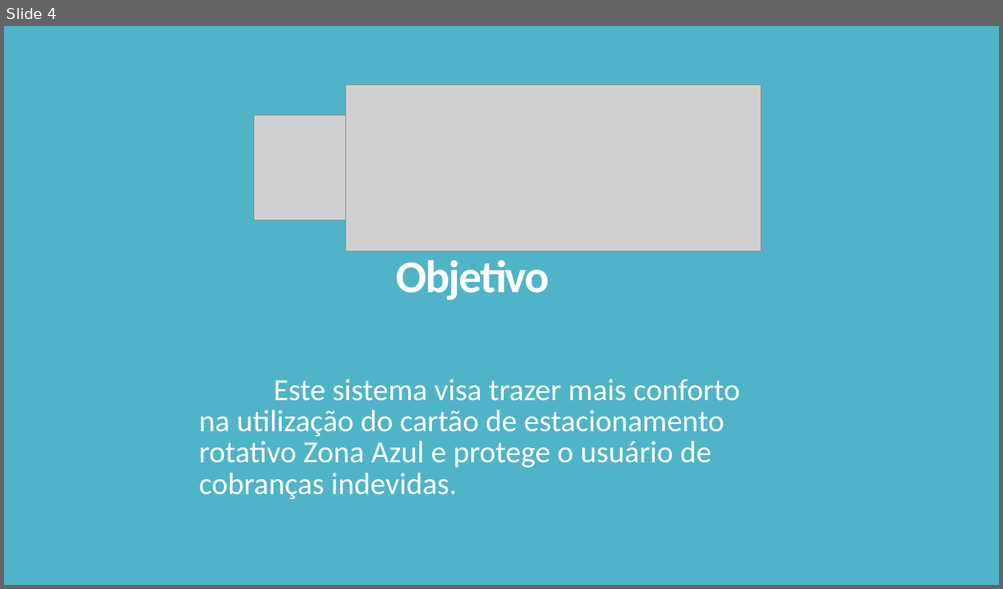
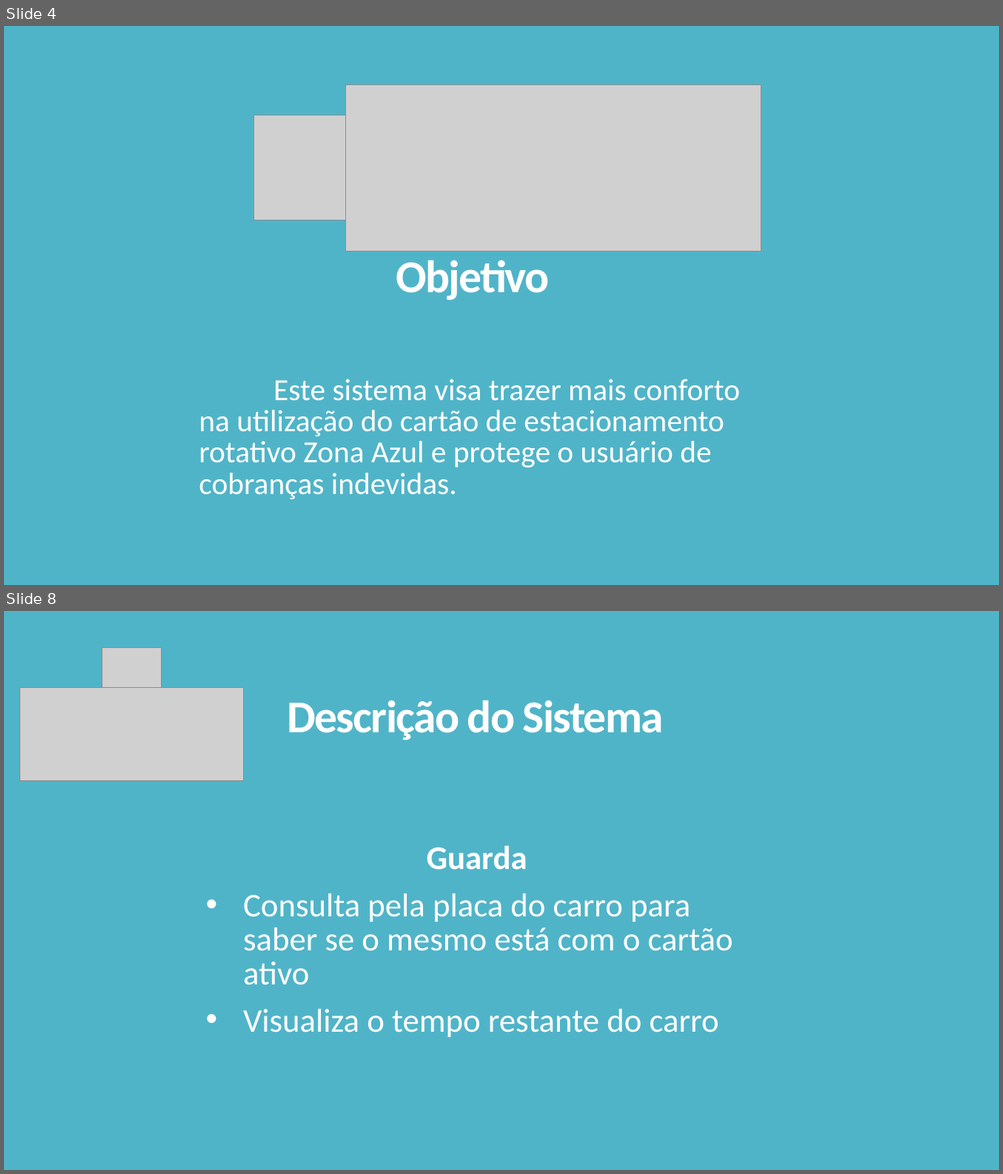
Before and after one commit to ifpe-cti/zonaAzulDigital, a slide deck: Doc/PPO.pptx. Shown one above the other, each under a label of ours: slide 4 before the commit, slides 4 and 8 after it; the slides between them are not shown. The pictures are 1003x589 and 1003x1174 pixels, drawn with LibreOffice and Linux fonts; fonts in the diff are those of the drawing; grey boxes stand for pictures. Boxes give left, top, right and bottom in pixels: in the first picture for what was removed or moved away, otherwise in the second. Text is boxed around its words. In the diff, an @@ line names an element or a change of style, - is before the commit and + after.

```diff
--- a/Doc/PPO.pptx
+++ b/Doc/PPO.pptx
@@ slide 8 added at bbox=[4, 611, 999, 1170], background #50B4C8 @@
@@ picture added at bbox=[102, 647, 162, 715] @@
@@ picture added at bbox=[20, 688, 244, 781] @@
@@ title added at bbox=[287, 701, 663, 741], 44 pt, text #FFFFFF, bold @@
+Descrição do Sistema
@@ subtitle added at bbox=[243, 846, 733, 1037], 32 pt, text #FFFFFF @@
+Guarda
+• Consulta pela placa do carro para saber se o mesmo está com o cartão ativo
+• Visualiza o tempo restante do carro
```
Also in this commit, not shown: 3 slides changed, 2 other slides added.
